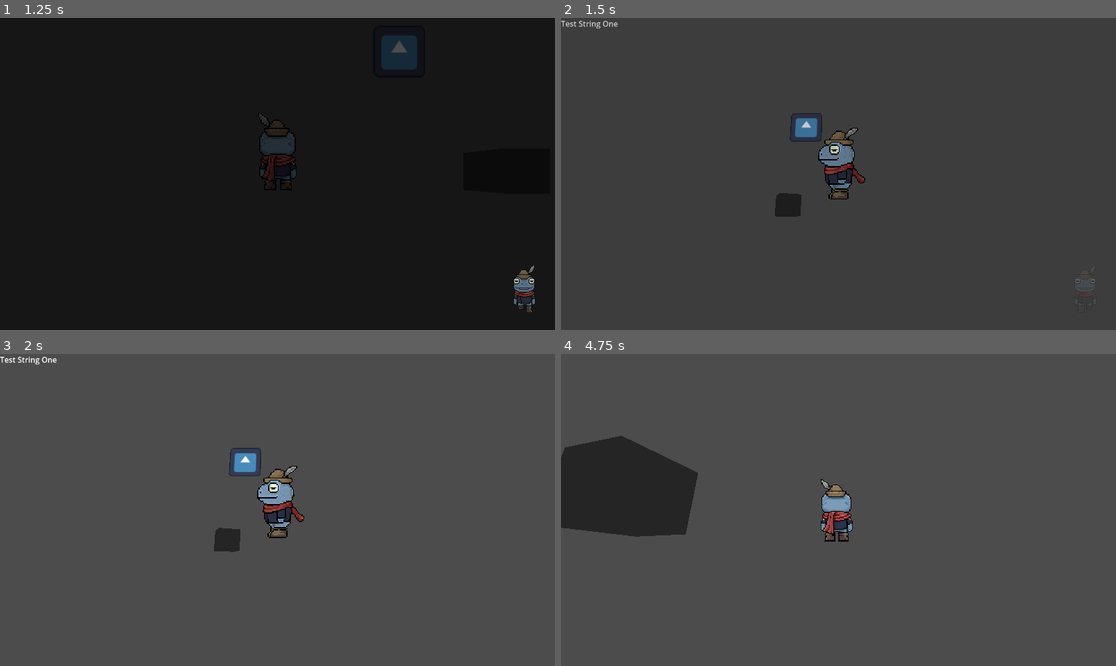
Above: before the commit, frames 1-4 (two rows, left to right).
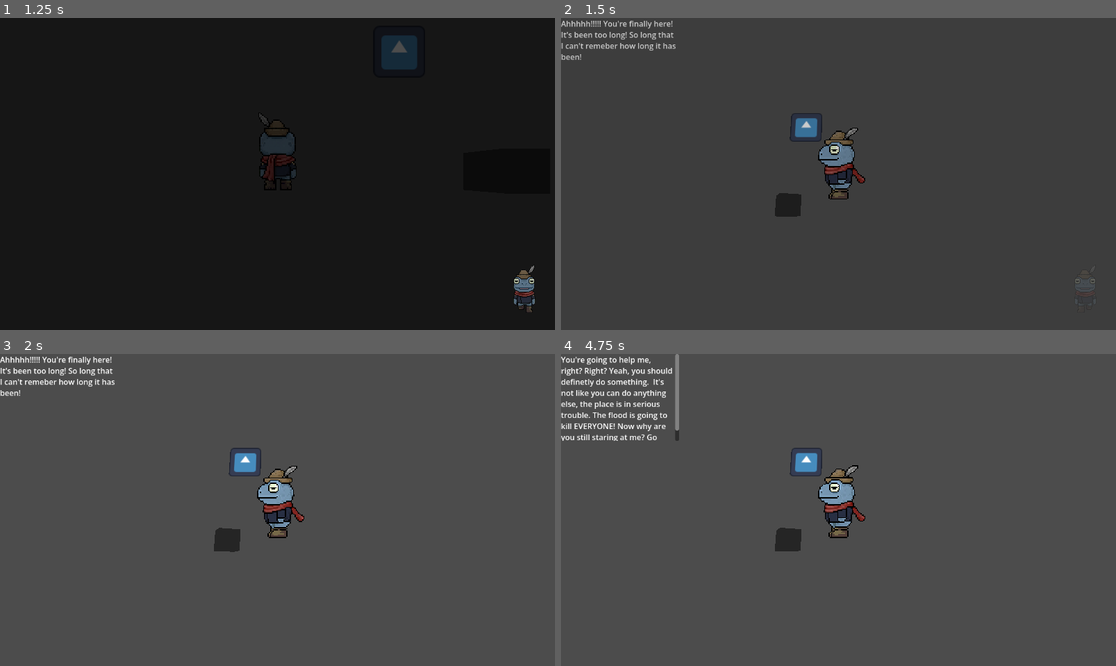
Above: after the commit, the same moments.

Repository: DBorgKiwami/group-project
Game: Godot game, scene res://scenes/menu/menu.tscn
Same seed, same stepped clock (60 frames per second), same inputs: the game is played once before the commit and once after it. The engine's default icon, where the game draws it, is replaced by a stand-in: a white triangle on a blue panel in a dark square.
Inputs (mouse positions are in pixels of both pictures, inside the frame that each line leads up to):
- Up to frame 1 (1.25 s): click "Play" at 0.5 s
- Up to frame 2 (1.5 s): tap Enter (ui_accept) at 1.25 s; move the mouse to (866, 174) at 1.27 s; hold Up (ui_up) from 1.28 s (still down); hold E (interact) from 1.28 s (still down)
- Up to frame 3 (2 s): keep holding Up (ui_up); keep holding E (interact); tap Enter (ui_accept) at 1.52 s
- Up to frame 4 (4.75 s): keep holding Up (ui_up); move the mouse to (810, 510) at 2.02 s; release E (interact) at 2.03 s; tap Shift (attack) at 2.1 s; tap Enter (ui_accept) at 2.27, 2.75, 3.5, 3.77, 4.52 s; tap E (interact) at 2.3, 3.05, 3.6 s; move the mouse to (849, 503) at 2.77 s; hold / (grapple) 2.78-3.53 s; move the mouse to (832, 516) at 3.52 s; move the mouse to (877, 513) at 4.27 s; hold E (interact) from 4.28 s (still down)

Frame 1 is identical in both runs. In frame 2, 0.6% of the frame differs, in the area x 0-21%, y 0-14%; in frame 3, 0.7%; in frame 4, 9.9%, in the area x 0-55%, y 0-64%.

Commit message:
Dialogue System changed to JSON format

Diff:
--- /dev/null
+++ b/resources/gamedialogue.json
@@ -0,0 +1,35 @@
+{
+	"fish_intro": [
+		"Ahhhhh!!!!! You're finally here! It's been too long! So long that I can't remeber how long it has been!",
+		"Why have you only just turned up? Haven’t you realised what’s happened? Why are you still here? Shouldn’t you be going to find out what’s happened straight away?",
+		"AHHHHHHHHHH!",
+		"Ahhh! You're finally here... Wait, am I repeating myself? I can't remember! I think one of my scales fell off, my owner won’t like this at all! No, wait… Owner? Where has my owner gone? Where am I? Why is the water so terrifyingly high here?",
+        "You're going to help me, right? Right? Yeah, you should definetly do something.  It's not like you can do anything else, the place is in serious trouble. The flood is going to kill EVERYONE! Now why are you still staring at me? Go follow that path! Ahhhhhh!"
+	],
+	"merchant_intro": [
+		"Welcome, welcome! Thank you for coming by during this particular difficult time...Anyway, you have those adorable seed beads with you, right?",
+        "Our people are collectors. Although the water level and chaos blocked my way for gathering more stuffs, I'm sure you can still find something useful here. You can always trade beeds with others as well, I'm sure there will be my fellow hanging around in all the areas."
+	],
+	"merchant_farewell":[
+        "Come again!"
+	],
+	"elder_intro":[
+		"Ah, so here you are, outsider. From the very day your unusual blue skin first appeared in Antlia, I knew you would change the fate of this place. Now that disaster has struck, what role will you play in the events to come? Hmm… interesting.",
+		"As you can see, the rest of the frog clan are all busy dealing with the disaster and rebuilding. I’m the only one left here. I’m old and nearly blind. What more can I do? What use am I to you?",
+        "I used to collect buttons, just as I used to collect knowledge. You are no child, but if you find any button, bring it to me, I’ll tell you an ancient story—one as old as the buttons themselves. Outsider, are you interested in a deal like this?"
+	],
+	"elder_story1":[
+		"It’s good to see you again, outsider. Since you’ve brought the button, get ready to hear a story.",
+		"The first tale is older even than the crack in this button. Custos Ordinis, the Guardian of the Order of Antlia, has existed since before the dawn of time. No living species knows why it exists, or how it maintains the water body at the centre of Antlia at the proper water level. The Custos Ordinis seeks neither speech nor offerings. We, all living creatures, must simply fulfil our respective duties within its silence, focusing on our own destinies, and pray that it may forever preserve the peace and tranquillity of our world.",
+		"No creature can, on its own, interfere with the workings of the Custos Ordinis. It is far too vast and too formidable. Over the ages, the sentient species of Antlia have come to understand that they must not meddle with its sacred will… yet the Order of Serpens is an exception. These reclusive serpents have long occupied the corner of the earth closest to the Custos Ordinis. They are the largest and most powerful species in the whole Antlia. Despite their small numbers, they lack any sense of reverence for the Custos Ordinis. In my youth, a serpent once dared to coil upon the Custos Ordinis for the duration of a single sunrise and sunset. And during the village’s last mating season, a great serpent even attempted to disrupt the flow of the water with its long tail.",
+		"Has such behaviour angered the sacred Custos Ordinis? What exactly are their intentions? And to what extent can we, as sentient beings, truly understand and interfere with the existence of the Custos Ordinis?",
+        "Outsider, you must think carefully about this story. If not through learning, how else can we come to understand the world—and, more importantly, ourselves?"
+	],
+	"nightheron_intro":[
+		"...You. Not frog. Not fish. Something else.",
+		"They send small things to me. Frightened things. You are not frightened. Should you be?",
+		"I carry things. Across the water. Around the mist. Far, if far is needed.",
+		"Red creature. Dragonfly. Full of anger. Too dangerous.",
+        "Contract. Need to fullfil. Not right now. Later."
+	]
+}
--- a/scenes/elements/dialogue_area.tscn
+++ b/scenes/elements/dialogue_area.tscn
@@ -8,7 +8,7 @@
 collision_layer = 0
 collision_mask = 32
 script = ExtResource("1_qs1aa")
-dialogue = Array[String](["Test String One", "Test String Two", "I'm burnt out as fuck"])
+dialogueKey = "fish_intro"
 
 [node name="CollisionShape3D" type="CollisionShape3D" parent="." unique_id=1659058021]
 shape = SubResource("SphereShape3D_c0r4w")
--- a/scenes/ui/dialogue_player.tscn
+++ b/scenes/ui/dialogue_player.tscn
@@ -4,6 +4,7 @@
 
 [node name="DialoguePlayer" type="CanvasLayer" unique_id=1050777168]
 script = ExtResource("1_n3hy0")
+scene_text_file = "res://resources/gamedialogue.json"
 
 [node name="RichTextLabel" type="RichTextLabel" parent="." unique_id=1260116820]
 offset_right = 245.0
--- a/scripts/elements/dialogue_area.gd
+++ b/scripts/elements/dialogue_area.gd
@@ -1,11 +1,11 @@
 extends Area3D
 
-@export var dialogue : Array[String] = [""]
+@export var dialogueKey : String = ""
 var active = false
 
 func _input(event: InputEvent) -> void:
 	if active and event.is_action_pressed("interact"):
-		SignalBus.emit_signal("display_dialogue", dialogue)
+		SignalBus.emit_signal("display_dialogue", dialogueKey)
 
 func _on_area_entered(area: Area3D) -> void:
 	active = true
--- a/scripts/ui/dialogue_player.gd
+++ b/scripts/ui/dialogue_player.gd
@@ -1,13 +1,21 @@
 extends CanvasLayer
 
+@export_file("*json") var scene_text_file : String
 var dialogueDisplaying = false
-var dialogueBox = []
+var dialogueFile = {}
+var playingDialogue = []
 @onready var textBox = $RichTextLabel
 var dialogueIndex = 0
 
 # Called when the node enters the scene tree for the first time.
 func _ready() -> void:
 	visible = false
+	if FileAccess.file_exists(scene_text_file):
+		var file = FileAccess.open(scene_text_file, FileAccess.READ)
+		var test_json_conv = JSON.new()
+		test_json_conv.parse(file.get_as_text())
+		dialogueFile = test_json_conv.get_data()
+		print(dialogueFile["fish_intro"])
 	SignalBus.connect("display_dialogue", _on_display_dialogue)
 	pass # Replace with function body.
 
@@ -18,15 +26,15 @@
 func _on_display_dialogue(dialogue) -> void:
 	if !dialogueDisplaying:
 		visible = true
-		dialogueBox = dialogue
+		playingDialogue = dialogueFile[dialogue]
 		dialogueDisplaying = true
 		dialogueIndex = 0
-		textBox.text = dialogueBox[dialogueIndex]
+		textBox.text = playingDialogue[dialogueIndex]
 	elif dialogueDisplaying:
 		dialogueIndex += 1
-		if dialogueIndex >= dialogueBox.size():
+		if dialogueIndex >= playingDialogue.size():
 			dialogueDisplaying = false
 			visible = false
 			SignalBus.emit_signal("dialogue_done")
 		else:
-			textBox.text = dialogueBox[dialogueIndex]
+			textBox.text = playingDialogue[dialogueIndex]
